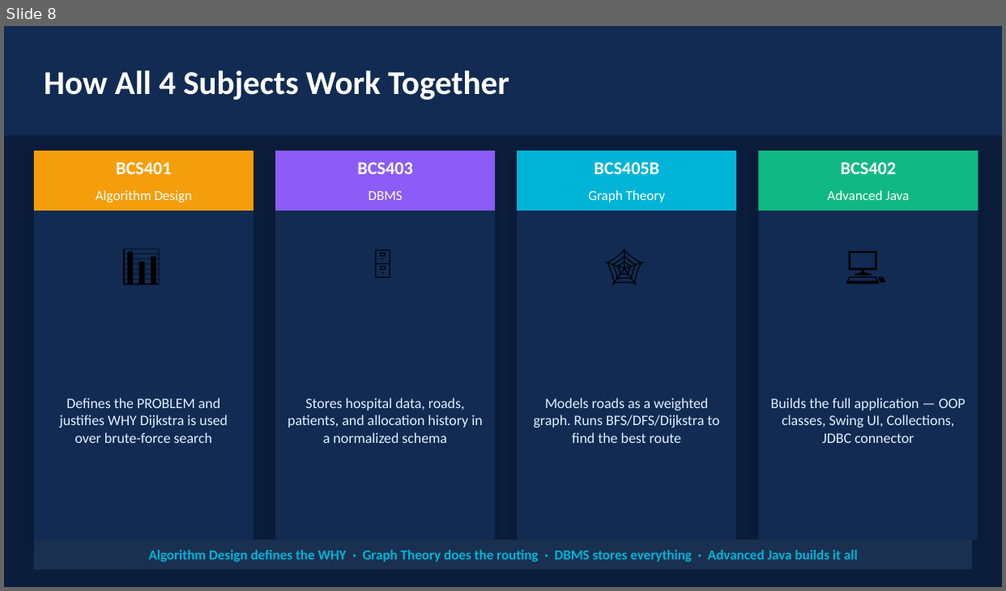
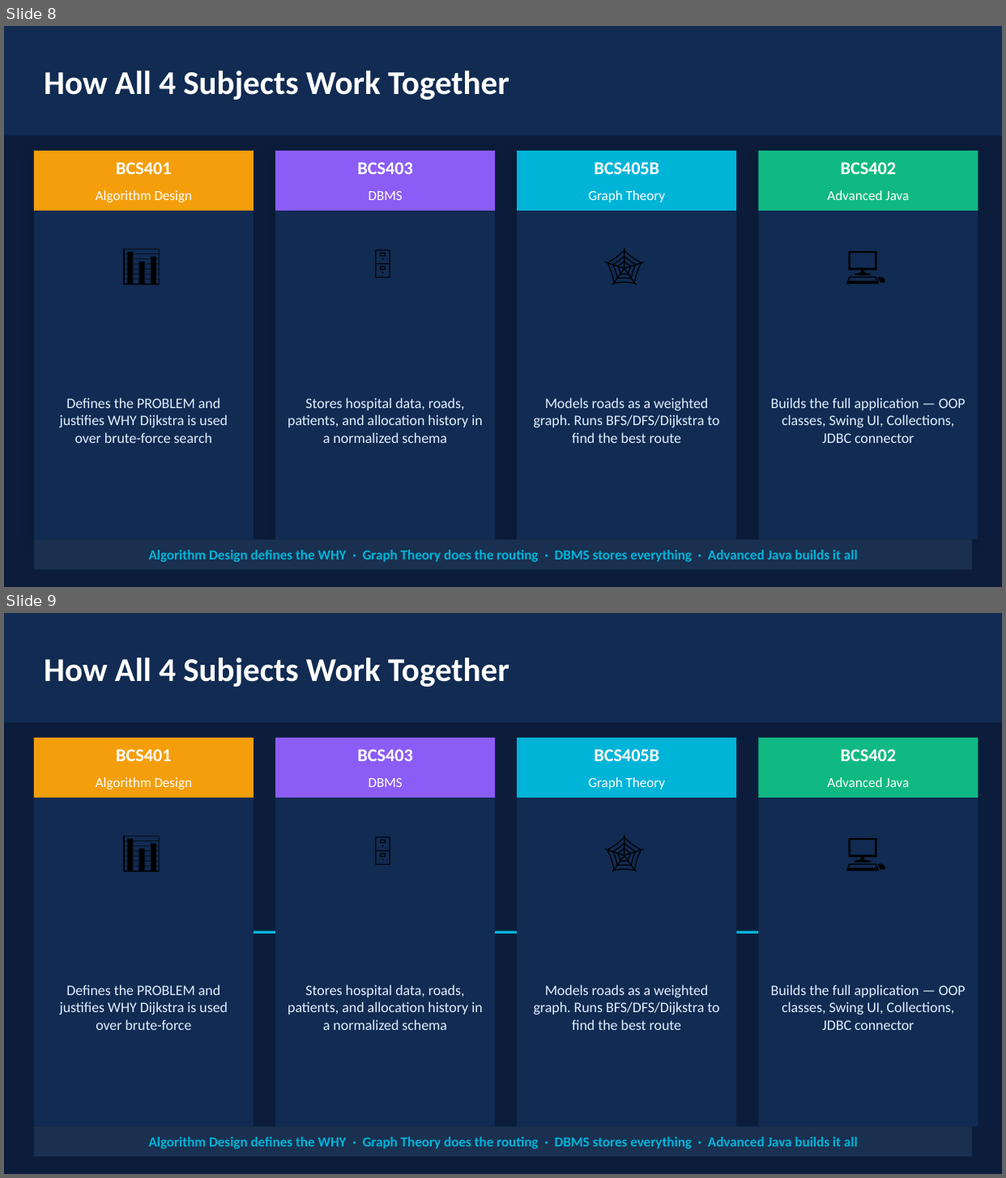
Before and after one commit to ShreyaRHipparagi/Ambulance, a slide deck: ppt/Smart_Ambulance_v2.pptx. Shown one above the other, each under a label of ours: slide 8 before the commit, slides 8 and 9 after it. The pictures are 1006x591 and 1006x1178 pixels, drawn with LibreOffice and Linux fonts; fonts in the diff are those of the drawing. Boxes give left, top, right and bottom in pixels: in the first picture for what was removed or moved away, otherwise in the second. Text is boxed around its words. In the diff, an @@ line names an element or a change of style, - is before the commit and + after.

Commit message:
Fix: Slides 8-9-10 now match class project PPT style exactly — same positions, font sizes, colors, card format, connector lines, chip layout

```diff
--- a/ppt/Smart_Ambulance_v2.pptx
+++ b/ppt/Smart_Ambulance_v2.pptx
@@ slide 9 added at box(4, 613, 1002, 1174), background #0B1D3A @@
@@ rectangle added at box(4, 613, 1002, 723), fill #112B52 @@
@@ text added at box(44, 658, 509, 687), 24 pt, text #FFFFFF, bold @@
+How All 4 Subjects Work Together
@@ rectangle added at box(34, 738, 253, 1127), fill #112B52 @@
@@ rectangle added at box(34, 738, 253, 798), fill #F59E0B @@
@@ text added at box(116, 749, 171, 761), 13 pt, text #FFFFFF, bold @@
+BCS401
@@ rectangle added at box(275, 738, 495, 1127), fill #112B52 @@
@@ rectangle added at box(275, 738, 495, 798), fill #8B5CF6 @@
@@ text added at box(357, 749, 412, 761), 13 pt, text #FFFFFF, bold @@
+BCS403
@@ rectangle added at box(517, 738, 736, 1127), fill #112B52 @@
@@ rectangle added at box(517, 738, 736, 798), fill #00B4D8 @@
@@ text added at box(594, 749, 659, 761), 13 pt, text #FFFFFF, bold @@
+BCS405B
@@ rectangle added at box(758, 738, 978, 1127), fill #112B52 @@
@@ rectangle added at box(758, 738, 978, 798), fill #10B981 @@
@@ text added at box(841, 749, 896, 761), 13 pt, text #FFFFFF, bold @@
+BCS402
@@ text added at box(96, 777, 193, 790), 10 pt, text #FFFFFF @@
+Algorithm Design
@@ text added at box(368, 778, 403, 787), 10 pt, text #FFFFFF @@
+DBMS
@@ text added at box(588, 777, 666, 790), 10 pt, text #FFFFFF @@
+Graph Theory
@@ text added at box(827, 777, 909, 787), 10 pt, text #FFFFFF @@
+Advanced Java
@@ text added at box(108, 818, 173, 883), 28 pt, text #000000 @@
+📊
@@ text added at box(351, 818, 415, 883), 28 pt, text #000000 @@
+🗄
@@ text added at box(592, 818, 657, 883), 28 pt, text #000000 @@
+🕸
@@ text added at box(833, 818, 898, 883), 28 pt, text #000000 @@
+💻
@@ line added from (253, 932) to (275, 932), #00B4D8 2 pt @@
@@ line added from (495, 932) to (517, 932), #00B4D8 2 pt @@
@@ line added from (736, 932) to (758, 932), #00B4D8 2 pt @@
@@ text added at box(60, 985, 228, 1030), 10.5 pt, text #E0F0FF @@
+Defines the PROBLEM and justifies WHY Dijkstra is used over brute-force
@@ text added at box(288, 985, 483, 1030), 10.5 pt, text #E0F0FF @@
+Stores hospital data, roads, patients, and allocation history in a normalized schema
@@ text added at box(534, 985, 719, 1030), 10.5 pt, text #E0F0FF @@
+Models roads as a weighted graph. Runs BFS/DFS/Dijkstra to find the best route
@@ text added at box(771, 985, 965, 1030), 10.5 pt, text #E0F0FF @@
+Builds the full application — OOP classes, Swing UI, Collections, JDBC connector
@@ rectangle added at box(34, 1127, 972, 1157), fill #193050 @@
@@ text added at box(149, 1137, 858, 1149), 10 pt, text #00B4D8, bold @@
+Algorithm Design defines the WHY · Graph Theory does the routing · DBMS stores everything · Advanced Java builds it all
```
Also in this commit, not shown: 2 slides changed, 1 other file.
